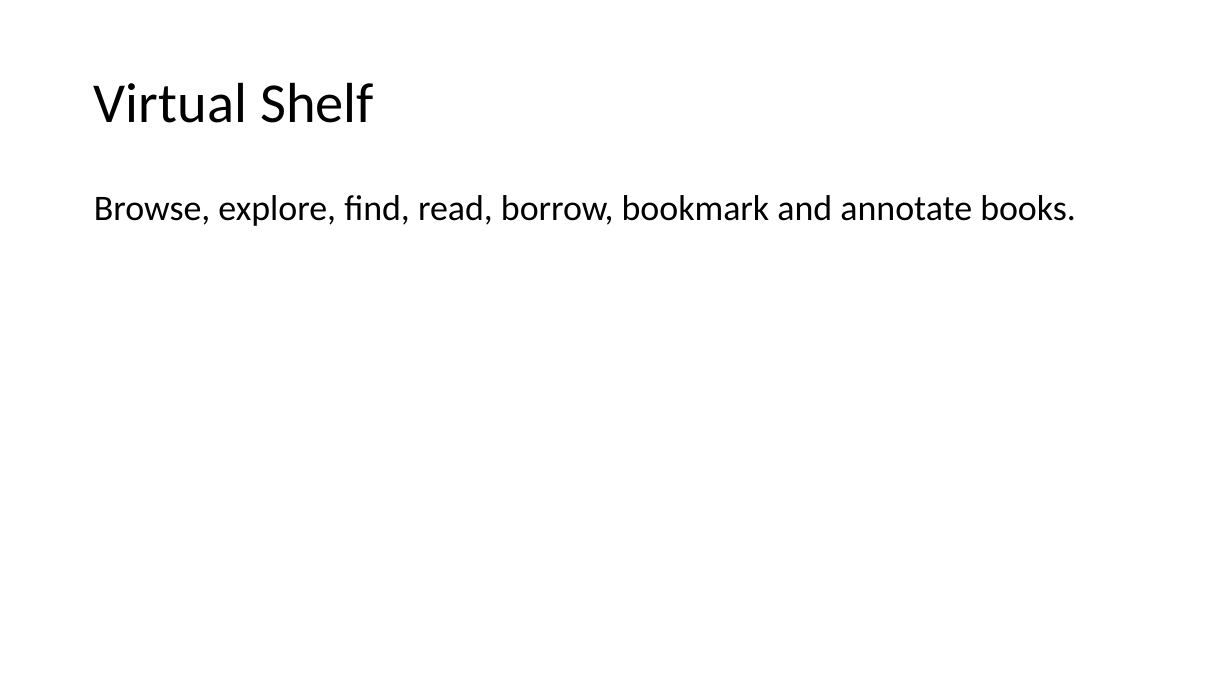
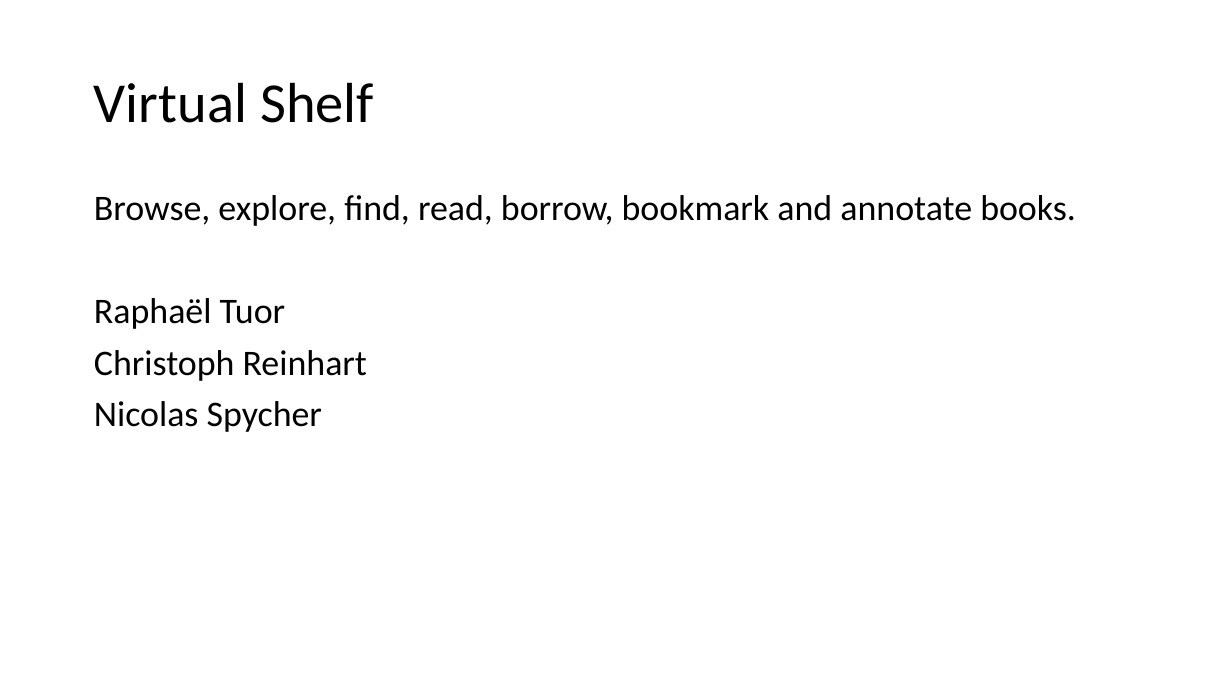
Before and after one commit to chrigu6/fui, a slide deck: slide 1 of Präsentation1.pptx. Drawn at 1232x693 pixels with LibreOffice and Linux fonts; fonts in the diff are those of the drawing. Boxes give left, top, right and bottom in pixels: in the first picture for what was removed or moved away, otherwise in the second. Text is boxed around its words. In the diff, an @@ line names an element or a change of style, - is before the commit and + after.

```diff
--- a/Präsentation1.pptx
+++ b/Präsentation1.pptx
@@ text at box(94, 298, 367, 432): paragraphs added @@
+Raphaël Tuor
+Christoph Reinhart
+Nicolas Spycher
```
Also in this commit, not shown: 2 other slides changed, 36 other files.
